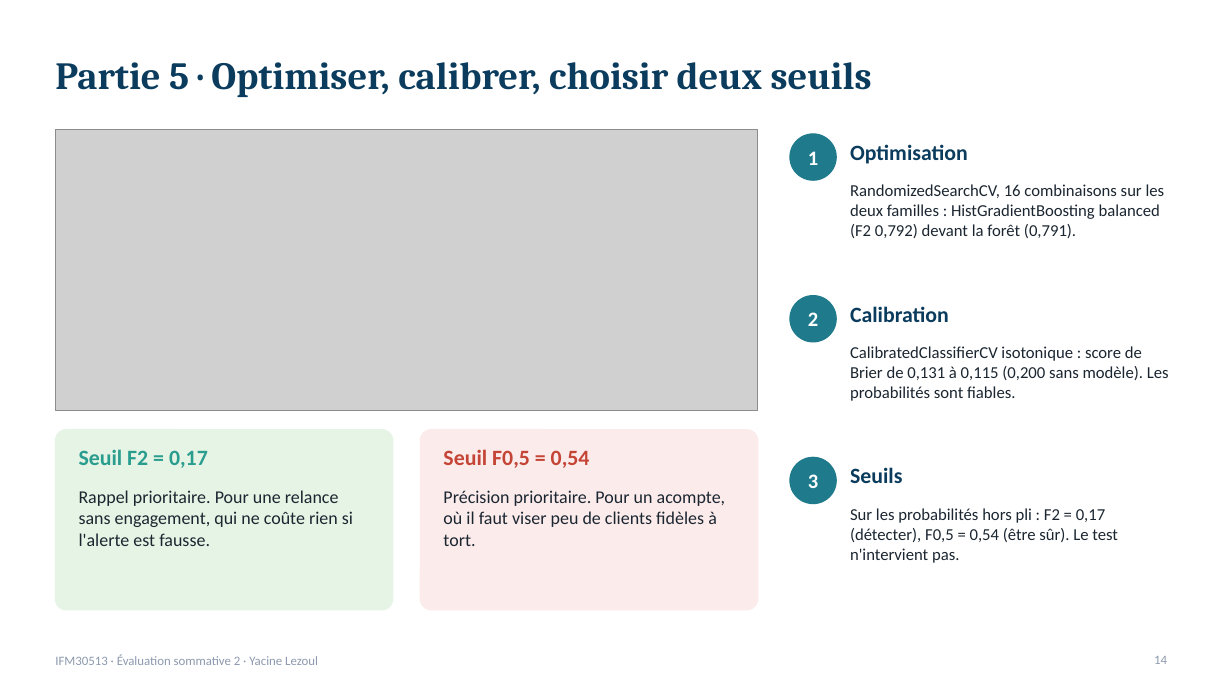
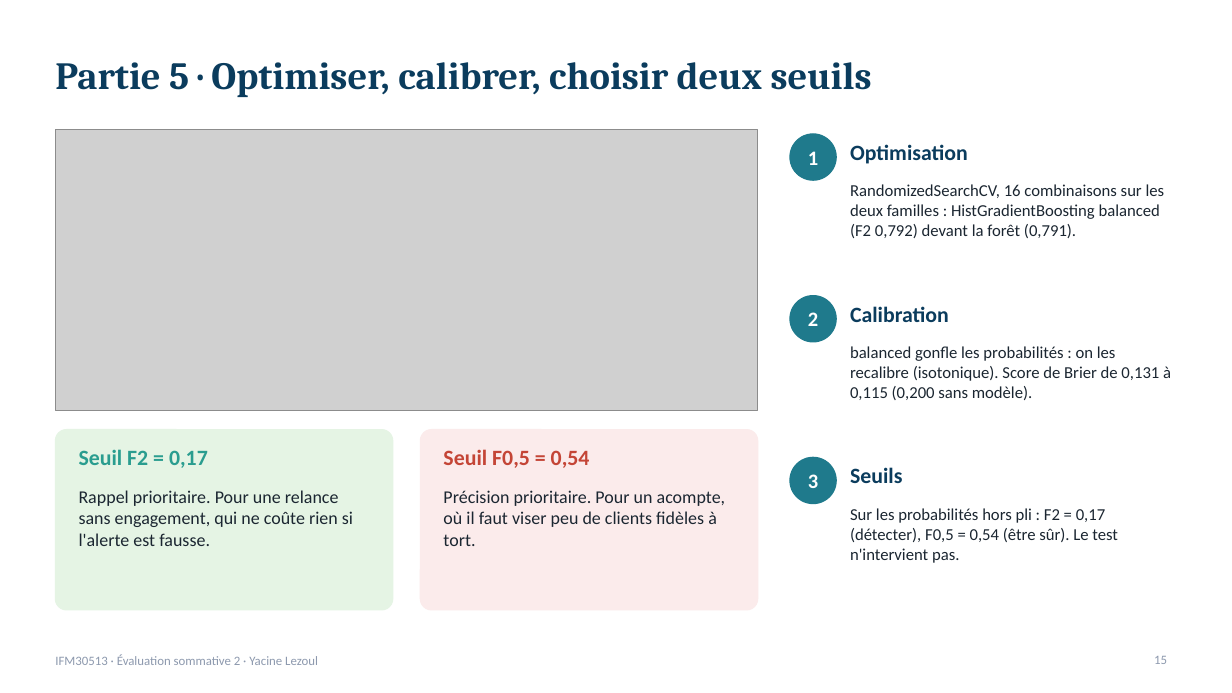
Before and after one commit to lezoul/hotel-cancellation-pipeline, a slide deck: slide 15 of reports/presentation_annulations.pptx (slide 14 before the commit). Drawn at 1232x693 pixels with LibreOffice and Linux fonts; fonts in the diff are those of the drawing; grey boxes stand for pictures. Boxes give left, top, right and bottom in pixels: in the first picture for what was removed or moved away, otherwise in the second. Text is boxed around its words. In the diff, an @@ line names an element or a change of style, - is before the commit and + after.

```diff
--- a/reports/presentation_annulations.pptx
+++ b/reports/presentation_annulations.pptx
@@ text at [850, 346, 1171, 400]: text changed @@
-CalibratedClassifierCV isotonique : score de Brier de 0,131 à 0,115 (0,200 sans modèle). Les probabilités sont fiables.
+balanced gonfle les probabilités : on les recalibre (isotonique). Score de Brier de 0,131 à 0,115 (0,200 sans modèle).
@@ page number at [1154, 656, 1167, 664]: text changed @@
-14
+15
```
Also in this commit, not shown: 3 other slides changed, 1 slide added, 1 other file.
